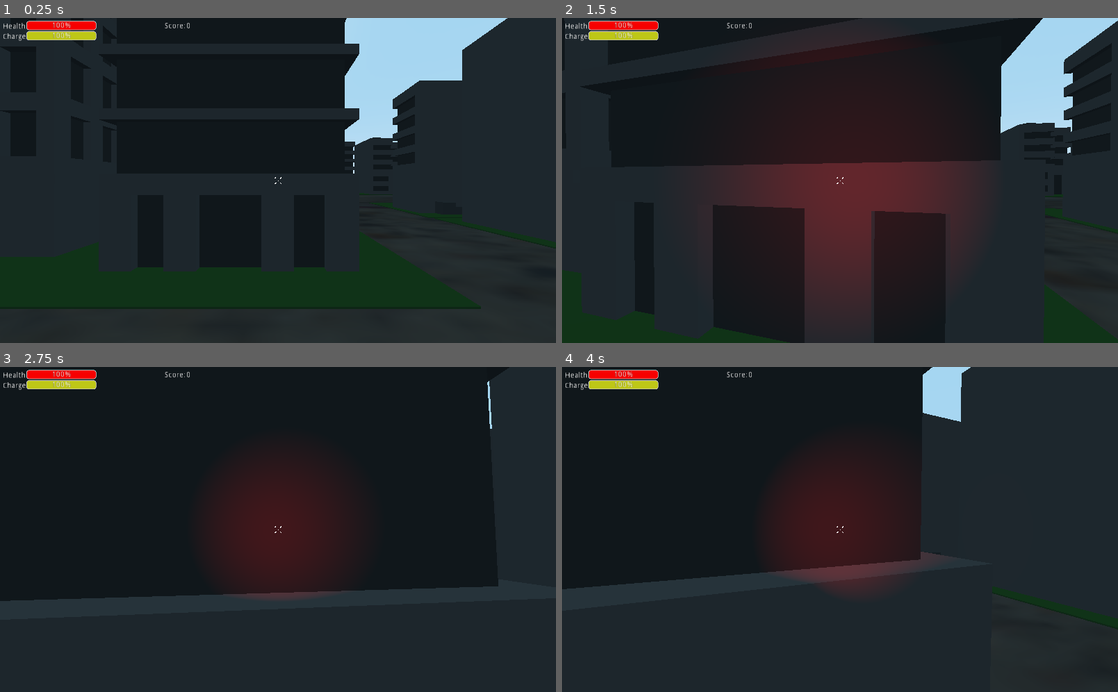
Above: before the commit, frames 1-4 (two rows, left to right).
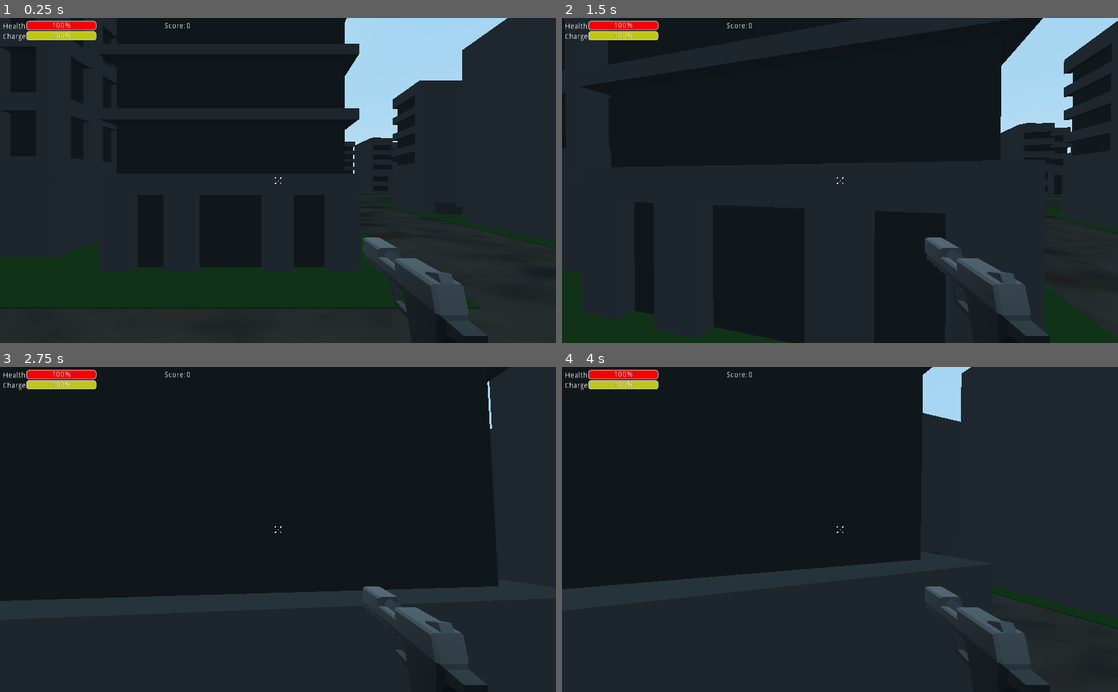
Above: after the commit, the same moments.

Repository: Bricode/BestGroupGameJam2021
Game: Godot game, scene res://Levels/City.tscn
The game is run twice, just before and just after one commit, with the same random seed, the same clock (stepped at 60 frames per second) and the same inputs. This scene is started directly instead of the project's main scene.
Inputs (mouse positions are in pixels of both pictures, inside the frame that each line leads up to):
- Up to frame 1 (0.25 s): no input
- Up to frame 2 (1.5 s): tap Enter at 0.5 s; move the mouse to (867, 180) at 0.52 s; hold Right mouse button (aim) 0.53-1.28 s; hold W (move_forward) from 0.53 s (still down); tap Space (jump) at 0.77 s; move the mouse to (812, 180) at 1.27 s; tap F (flashlight) at 1.35 s
- Up to frame 3 (2.75 s): keep holding W (move_forward); tap Space (jump) at 1.52 s; move the mouse to (289, 523) at 2.02 s; press the mouse at (289, 523) at 2.03 s
- Up to frame 4 (4 s): keep holding W (move_forward); move the mouse to (834, 536) at 2.77 s; release the mouse at (834, 536) at 2.78 s; tap Shift (sprint) at 2.85 s; tap Space (jump) at 3.02, 3.5, 3.77 s; move the mouse to (878, 532) at 3.52 s; hold Right mouse button (aim) from 3.53 s (still down)

The runs differ from the first frame. In frame 1, 1.9% of the frame differs, in the area x 65-87%, y 67-100%; in frame 2, 17%, in the area x 28-88%, y 7-100%; in frame 3, 9.1%; in frame 4, 9.3%.
Error after the commit: Invalid get index 'weapon' (on base: 'Node (PlayerInfo.gd)'). (res://Player/Weapon.gd:32)

Commit message:
cleaning

Diff:
--- a/BestGroupGameJam2021/Ui/PlayerInfo.gd
+++ b/BestGroupGameJam2021/Ui/PlayerInfo.gd
@@ -4,14 +4,6 @@
 var max_health
 var charge
 var max_charge
-var charge_clip
-var clip_size
-var difficulty
-var power
-var max_power
-var current_level
-var weapon
-var textevent
 var score
 
 #var weapon = null
@@ -23,44 +15,23 @@
 	health = 100
 	max_health = 100
 	charge = 100
-	power = 100
-	max_power = 100
 	max_charge = 100
 	score = 0
-	#charge_clip = 1
-	#clip_size = 1
-	difficulty = 0
 	mouse_sensitivity = 0.003
-	weapon = false
-	textevent = " "
-
-func change_difficulty(amount):
-	difficulty = amount
 
 func change_health(amount):
-	health += amount - (difficulty * 10)
+	health += amount
 	health = clamp(health, 0, max_health)
 
 func change_charge(amount):
 	charge += amount
 	charge = clamp(charge, 0, max_charge)
 
-func change_power(amount):
-	#power += amount - (difficulty * 10)
-	#power = clamp(power, 0, max_power)
-	pass
-
 func change_max_charge(amount):
 	max_charge = amount
 
-func change_max_power(amount):
-	max_power = amount
-
 func get_health():
 	return health
-
-func get_power():
-	return power
 
 func get_charge():
 	return charge
@@ -68,41 +39,12 @@
 func has_charge():
 	return charge > 0
 
-func change_charge_clip(amount):
-	charge_clip += amount
-
-func has_charge_clip():
-	return charge_clip > 0
-
-func get_clip_size():
-	return clip_size
-
-#func change_weapon():
-#	pass
-#
-#func get_weapon():
-#	return weapon
-func change_level():
-	print("1234567")
-	current_level += 1
-	get_tree().change_scene("res://Levels/Level"+str(current_level)+".tscn")
-
-func reset_level():
-	current_level = 1
-
-
 func change_mouse_sensitivity(amount):
 	mouse_sensitivity = amount
 
 func get_mouse_sensitivity():
 	return mouse_sensitivity
 
-#func set_textevent_get_gun():
-#	textevent = "I'll show them."
-
-func get_textevent():
-	return textevent
-
 func change_score(amount):
 	score += amount
 
--- a/BestGroupGameJam2021/Ui/StatsUI.gd
+++ b/BestGroupGameJam2021/Ui/StatsUI.gd
@@ -2,7 +2,7 @@
 
 func _ready():
 	$HealthBar.max_value = PlayerInfo.max_health
-	$PowerBar.max_value = PlayerInfo.max_power
+	$ChargeBar.max_value = PlayerInfo.max_charge
 
 func _process(delta):
 	$HealthBar.value = PlayerInfo.health
--- a/BestGroupGameJam2021/Ui/TitleScreen/TitleScreen.gd
+++ b/BestGroupGameJam2021/Ui/TitleScreen/TitleScreen.gd
@@ -6,17 +6,7 @@
 
 
 func _on_NewGame_pressed():
-#	PlayerInfo.health = 100 / PlayerInfo.difficulty
-#	PlayerInfo.charge = 100 / PlayerInfo.difficulty
-#	PlayerInfo.charge_clip = 100 / PlayerInfo.difficulty
-#	PlayerInfo.power = 100 / PlayerInfo.difficulty
-	PlayerInfo.reset_level()
-	PlayerInfo.weapon = true
 	PlayerInfo.score = 0
 	PlayerInfo.health = 100
 	PlayerInfo.charge = 100
-	#PlayerInfo.charge_clip = 1
-	#PlayerInfo.power = 100
 	get_tree().change_scene("res://Levels/TestLevel.tscn")
-#	print("yes")
-#	pass # Replace with function body.
